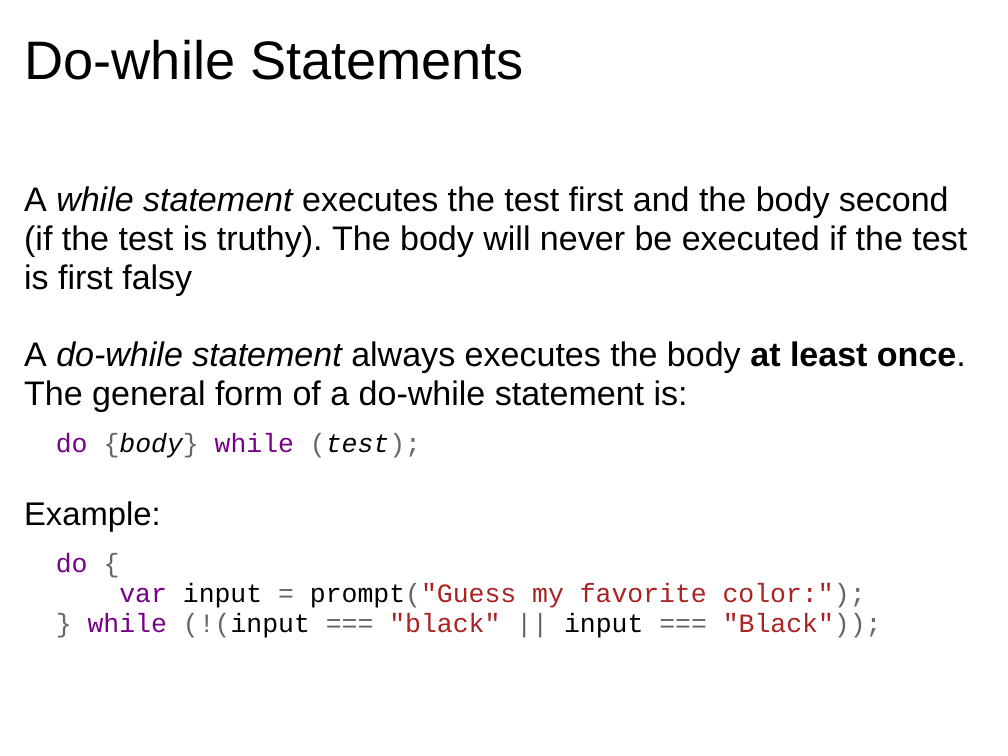
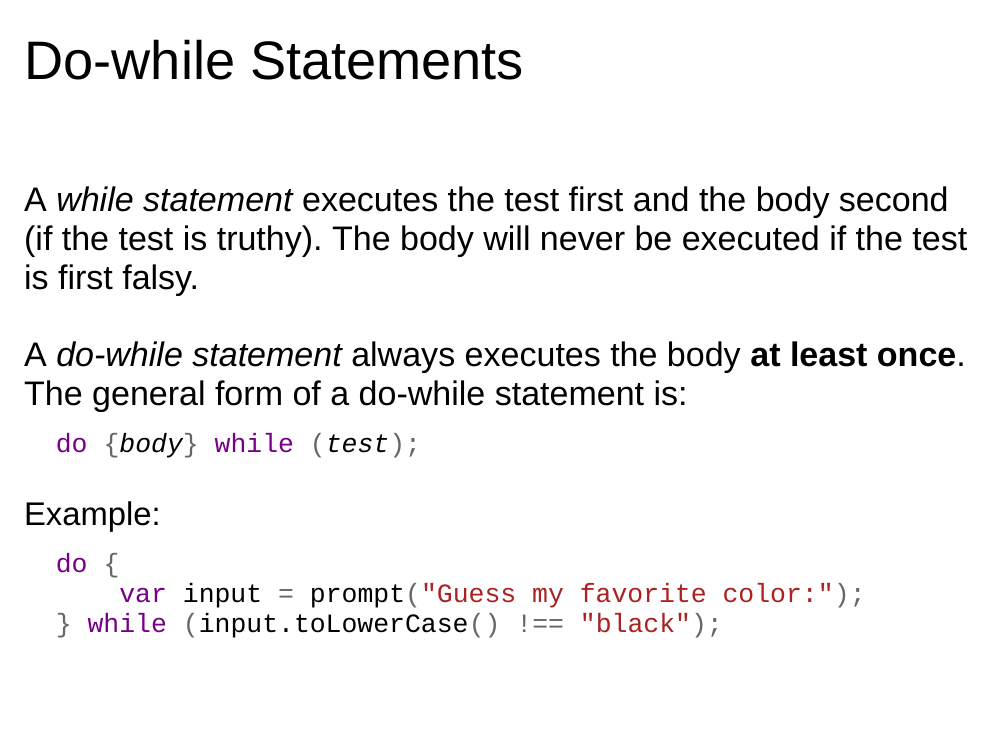
Before and after one commit to dondi/javascript-book, a slide deck: slide 19 of presentations/Chapter_4_Presentation.ppt. Drawn at 1008x756 pixels with LibreOffice and Linux fonts; fonts in the diff are those of the drawing; background and template pictures are left out. Boxes give left, top, right and bottom in pixels: in the first picture for what was removed or moved away, otherwise in the second. Text is boxed around its words. In the diff, an @@ line names an element or a change of style, - is before the commit and + after.

```diff
--- a/presentations/Chapter_4_Presentation.ppt
+++ b/presentations/Chapter_4_Presentation.ppt
@@ text at [24, 186, 967, 295]: text changed @@
-A while statement executes the test first and the body second (if the test is truthy). The body will never be executed if the test is first falsy
+A while statement executes the test first and the body second (if the test is truthy). The body will never be executed if the test is first falsy.
@@ text at [88, 614, 723, 638]: text changed; text colour #666666 to #000000 @@
-} while (!(input === "black" || input === "Black"));
+} while (input.toLowerCase() !== "black");
```
Also in this commit, not shown: 16 other slides changed, 4 slides added, 4 slides removed, 3 other files.
